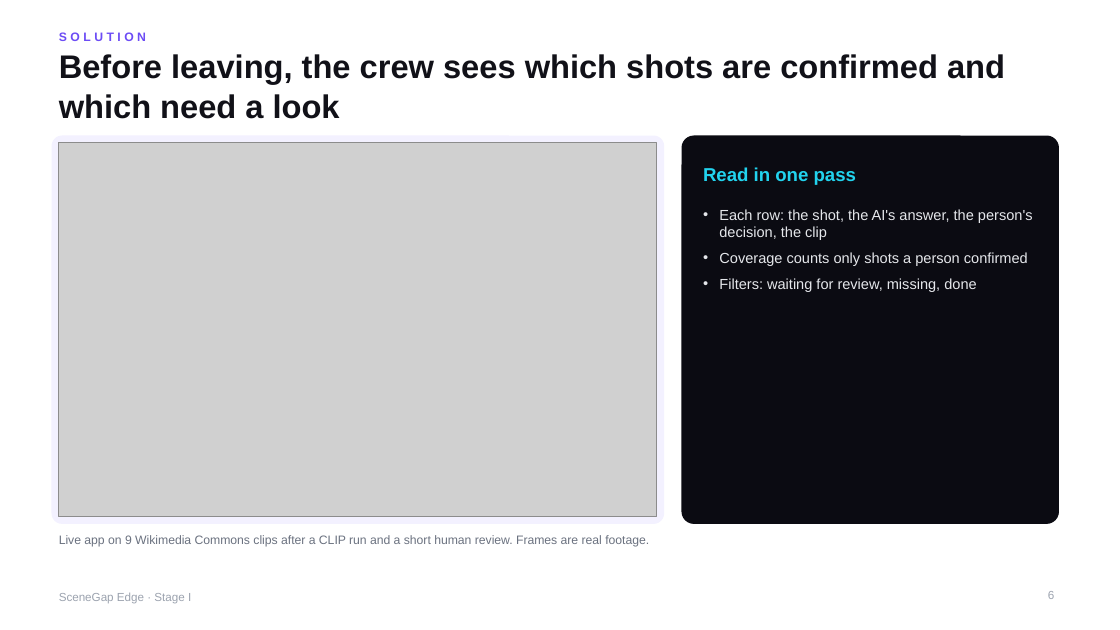
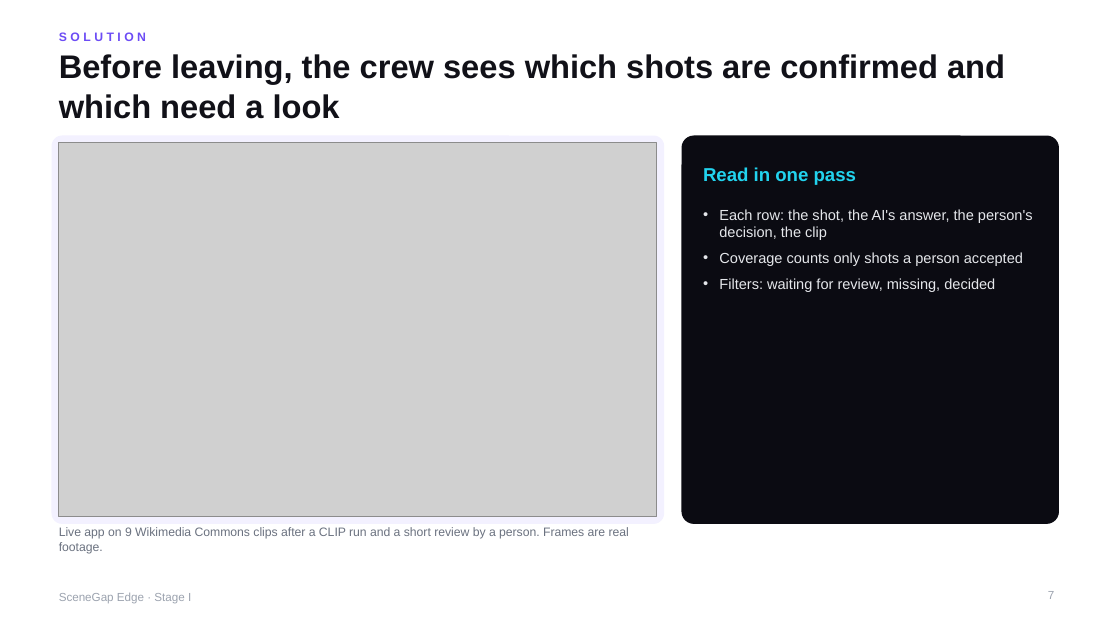
Before and after one commit to yu9bryan/scenegap-edge, a slide deck: slide 7 of docs/deck/SceneGapEdge_StageI_Proposal.pptx (slide 6 before the commit). Drawn at 1120x630 pixels with LibreOffice and Linux fonts; fonts in the diff are those of the drawing; grey boxes stand for pictures. Boxes give left, top, right and bottom in pixels: in the first picture for what was removed or moved away, otherwise in the second. Text is boxed around its words. In the diff, an @@ line names an element or a change of style, - is before the commit and + after.

```diff
--- a/docs/deck/SceneGapEdge_StageI_Proposal.pptx
+++ b/docs/deck/SceneGapEdge_StageI_Proposal.pptx
@@ text at box(719, 252, 1023, 292): text changed @@
-• Coverage counts only shots a person confirmed
-• Filters: waiting for review, missing, done
+• Coverage counts only shots a person accepted
+• Filters: waiting for review, missing, decided
@@ text at box(59, 527, 629, 554): text changed @@
-Live app on 9 Wikimedia Commons clips after a CLIP run and a short human review. Frames are real footage.
+Live app on 9 Wikimedia Commons clips after a CLIP run and a short review by a person. Frames are real footage.
@@ page number at box(1048, 591, 1054, 599): text changed @@
-6
+7
```
Also in this commit, not shown: 21 other slides changed, 4 slides added, 2 slides removed, 16 other files.
